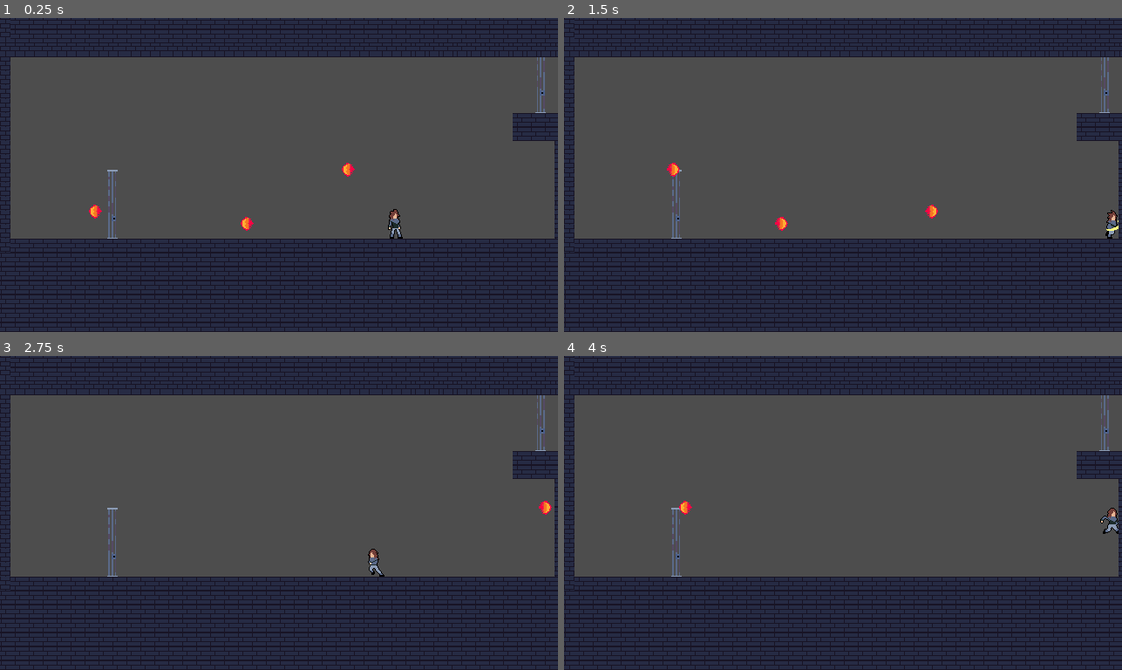
Above: before the commit, frames 1-4 (two rows, left to right).
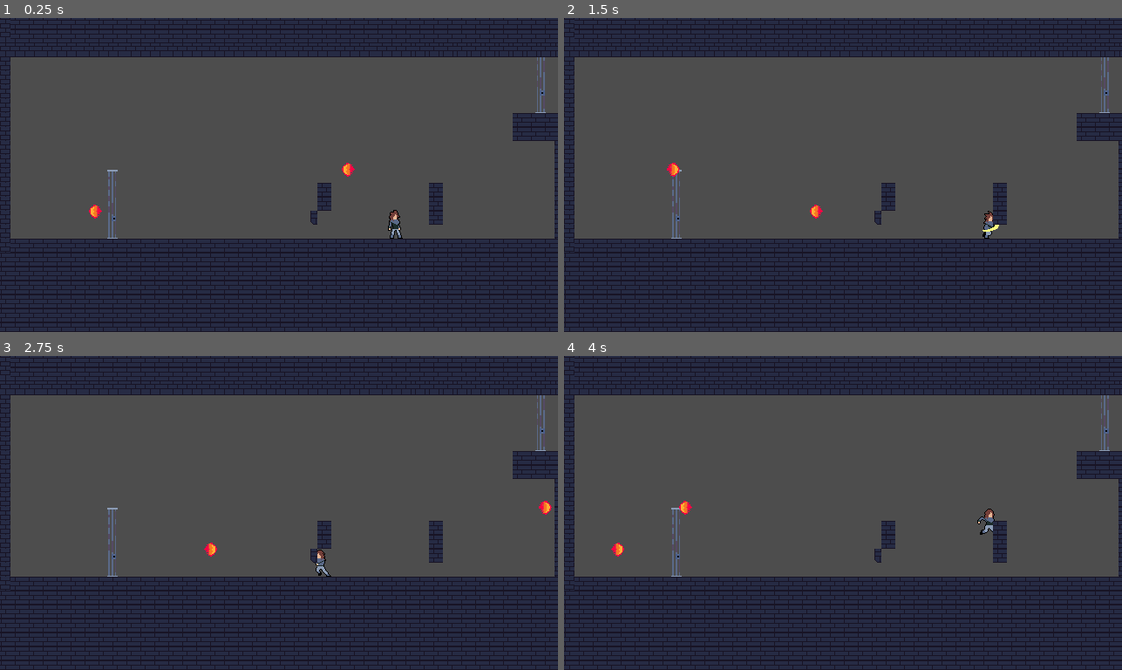
Above: after the commit, the same moments.

Repository: oscariolo/Elemento
Game: Godot game, scene res://levels/testlevel.tscn
Two runs of this game, one before a commit and one after it. Both use one fixed random seed, a clock stepped at 60 frames per second and the inputs below.
Inputs:
- Up to frame 1 (0.25 s): no input
- Up to frame 2 (1.5 s): hold C (slide) 0.53-1.28 s; hold Right (move_right) from 0.53 s (still down); tap Space (jump) at 0.77 s; tap X (attack) at 1.35 s
- Up to frame 3 (2.75 s): tap Space (jump) at 1.52 s; tap C (slide) at 1.55 s; release Right (move_right) at 2.03 s; hold Left (move_left) from 2.03 s (still down); hold C (slide) from 2.03 s (still down); tap Down (look_down) at 2.1 s
- Up to frame 4 (4 s): release Left (move_left) at 2.78 s; release C (slide) at 2.78 s; hold Right (move_right) from 2.78 s (still down); tap Up (look_up) at 2.85 s; tap Space (jump) at 3.02, 3.77 s; tap C (slide) at 3.05 s; hold C (slide) from 3.53 s (still down)

The runs differ from the first frame. In frame 1, 0.7% of the frame differs, in the area x 43-80%, y 52-70%; in frame 2, 1.1%, in the area x 37-100%, y 52-71%; in frame 3, 0.9%; in frame 4, 1.0%.

Commit message:
ADD-Now collisions of the player (physics and hitbox) change when sliding

Diff:
--- a/levels/testlevel.tscn
+++ b/levels/testlevel.tscn
@@ -23,7 +23,7 @@
 position = Vector2(304, -5)
 
 [node name="TileMapBuilder" parent="." instance=ExtResource("1_b7fd1")]
-tile_map_data = PackedByteArray("AADs/wsAAgABAAEAAADs/wwAAgA …(7872 unchanged characters)… DAAIAAADt//3/AgACAAIAAADu//3/AgADAAIAAAA=")
+tile_map_data = PackedByteArray("AADs/wsAAgABAAEAAADs/wwAAgA …(7872 unchanged characters)… DAAIAAADt//3/AgACAAIAAADu//3/AgADAAIAAAALAAkAAgACAAAAAAALAAgAAgACAAAAAAALAAcAAgACAAAAAAADAAgAAgACAAAAAAADAAcAAgACAAAAAAACAAkAAgAAAAIAAAA=")
 
 [node name="FireBall" parent="." instance=ExtResource("4_cspks")]
 position = Vector2(67, 159)
--- a/player/player.gd
+++ b/player/player.gd
@@ -1,23 +1,41 @@
 extends CharacterBody2D
 var facing:Vector2 = Vector2.RIGHT
 @export var playerSize:Vector2 = Vector2(19,33)
+@onready var playerSizeSliding:Vector2 = Vector2(playerSize.x,playerSize.y/2)
 var life:int = 1
 
 func _ready() -> void:
-	_set_properties_attributes()
+	$Hitbox/CollisionShape2D.shape.size = playerSize
+	$PlayerCollisionShape.shape.size = playerSize
 	$Abilities.add_elemental_ability("water")
 	$Abilities.add_elemental_ability('wind')
 	$Abilities.add_elemental_ability('fire')
 	$Abilities.add_elemental_ability('rock')
 
-func _set_properties_attributes():
-	var player_shape = RectangleShape2D.new()
-	player_shape.set_size(playerSize)
-	$Hitbox/CollisionShape2D.shape = player_shape
-	$PlayerCollisionArea.shape = player_shape
+
+
+func _change_player_collision_to_sliding(change:bool = true):
+	var collisionShape = $PlayerCollisionShape
+	var shape = collisionShape.shape
+	if change:
+		shape.size = playerSizeSliding
+		var offset = (playerSize.y - playerSizeSliding.y)/2
+		collisionShape.position.y = offset
+		$Hitbox/CollisionShape2D.position.y = offset
+		$Hitbox/CollisionShape2D.shape.size = playerSizeSliding
+	else:
+		shape.size = playerSize
+		collisionShape.position.y = 0
+		$Hitbox/CollisionShape2D.position.y = 0
+		$Hitbox/CollisionShape2D.shape.size = playerSizeSliding
+
 
 
 func _process(_delta: float) -> void:
+	if Input.is_action_pressed("slide") && $PlayerMovementComponent.sliding:
+		_change_player_collision_to_sliding()
+	else:
+		_change_player_collision_to_sliding(false)
 	if facing == Vector2.LEFT:
 		$AnimationSprites.flip_h = true
 	else:
--- a/player/player.tscn
+++ b/player/player.tscn
@@ -21,7 +21,7 @@
 size = Vector2(10, 29)
 
 [sub_resource type="RectangleShape2D" id="RectangleShape2D_w1ynr"]
-size = Vector2(10, 30)
+size = Vector2(10, 32)
 
 [sub_resource type="ShaderMaterial" id="ShaderMaterial_uwe2b"]
 shader = ExtResource("4_rt4qv")
@@ -235,7 +235,7 @@
 [node name="Player" type="CharacterBody2D"]
 collision_mask = 40
 script = ExtResource("1_w6lh7")
-playerSize = Vector2(15, 33)
+playerSize = Vector2(10, 31)
 
 [node name="PlayerMovementComponent" parent="." node_paths=PackedStringArray("player") instance=ExtResource("3_hfk1g")]
 player = NodePath("..")
@@ -248,7 +248,7 @@
 shape = SubResource("RectangleShape2D_wxi84")
 debug_color = Color(0.741198, 0, 0.303566, 0.42)
 
-[node name="PlayerCollisionArea" type="CollisionShape2D" parent="."]
+[node name="PlayerCollisionShape" type="CollisionShape2D" parent="."]
 shape = SubResource("RectangleShape2D_w1ynr")
 debug_color = Color(0, 0.626531, 0.510299, 0.42)
 
@@ -284,6 +284,6 @@
 material = SubResource("ShaderMaterial_uwe2b")
 position = Vector2(0, -7)
 sprite_frames = SubResource("SpriteFrames_51ngk")
-animation = &"get_up"
+animation = &"idle"
 
 [connection signal="area_entered" from="Hitbox" to="." method="_on_hitbox_area_entered"]
